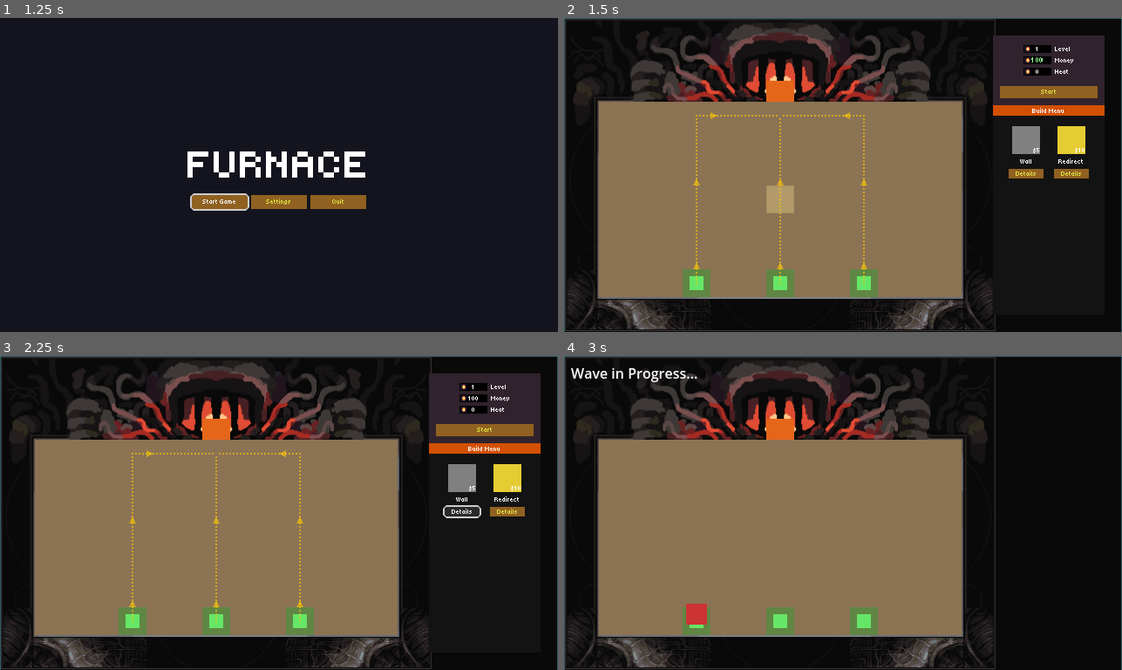
Above: before the commit, frames 1-4 (two rows, left to right).
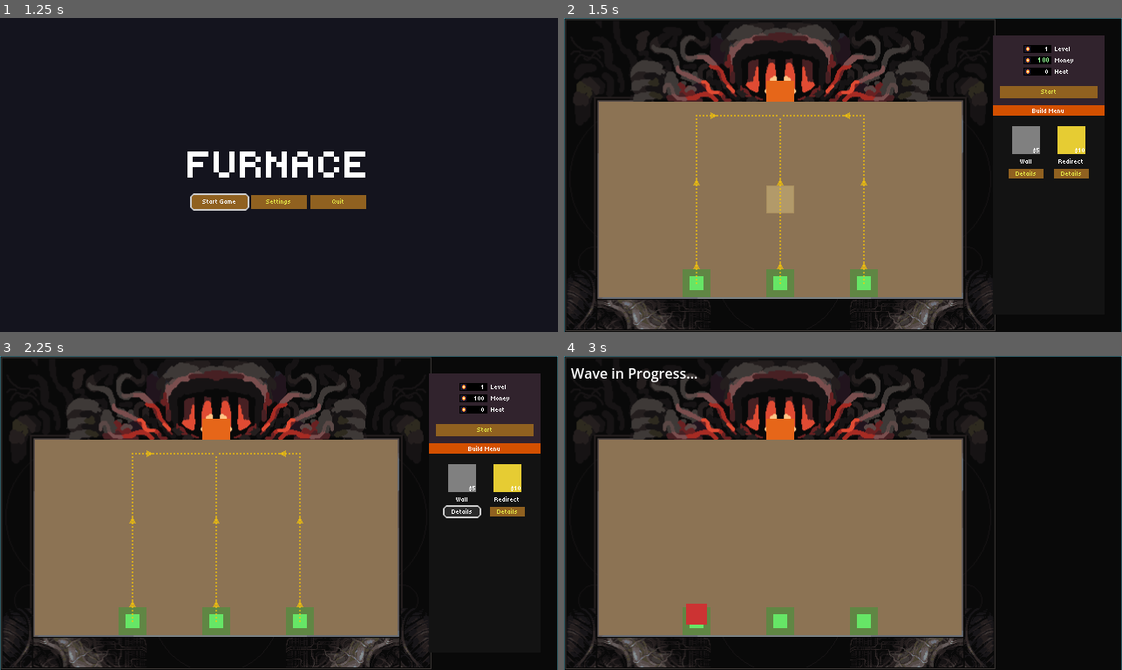
Above: after the commit, the same moments.

Repository: Arcane-Laboratory/Furnace
Game: Godot game, scene res://scenes/ui/title_screen.tscn
The game is run twice, just before and just after one commit, with the same random seed, the same clock (stepped at 60 frames per second) and the same inputs.
Inputs (mouse positions are in pixels of both pictures, inside the frame that each line leads up to):
- Up to frame 1 (1.25 s): tap Enter at 0.5 s; move the mouse to (401, 159) at 0.52 s; tap P at 0.6 s; click (401, 159) at 0.67 s
- Up to frame 2 (1.5 s): click "Start Game" at 1.25 s
- Up to frame 3 (2.25 s): click "Details" at 2 s
- Up to frame 4 (3 s): click "Start" at 2.75 s

Frame 1 is identical in both runs. In frame 2, less than 0.1% of the frame differs, in the area x 83-87%, y 9-18%; in frame 3, less than 0.1%; in frame 4, nothing differs.

Commit message:
Updated Tooltip + Polish

Diff:
--- a/godot/scenes/ui/build_submenu.tscn
+++ b/godot/scenes/ui/build_submenu.tscn
@@ -3,10 +3,9 @@
 [ext_resource type="Theme" uid="uid://brmsm8x6ntpna" path="res://theme/furnace_theme.tres" id="1_bv72o"]
 [ext_resource type="PackedScene" uid="uid://d3lefgipylt8o" path="res://scenes/ui/menu_label.tscn" id="2_ljs7x"]
 [ext_resource type="PackedScene" uid="uid://cbahjpvjs4v7x" path="res://scenes/ui/build_menu_item.tscn" id="3_h57i6"]
-[ext_resource type="Script" path="res://scripts/ui/build_submenu.gd" id="4_submenu"]
+[ext_resource type="Script" uid="uid://djw3u38vaxjcu" path="res://scripts/ui/build_submenu.gd" id="4_submenu"]
 
 [node name="BuildSubmenu" type="Control"]
-script = ExtResource("4_submenu")
 layout_mode = 3
 anchors_preset = 15
 anchor_right = 1.0
@@ -16,6 +15,7 @@
 grow_horizontal = 2
 grow_vertical = 2
 theme = ExtResource("1_bv72o")
+script = ExtResource("4_submenu")
 
 [node name="ColorRect" type="ColorRect" parent="."]
 layout_mode = 0
--- a/godot/scenes/ui/game_submenu.tscn
+++ b/godot/scenes/ui/game_submenu.tscn
@@ -1,14 +1,13 @@
-[gd_scene load_steps=4 format=3 uid="uid://dxuiv0flwd2jt"]
+[gd_scene load_steps=5 format=3 uid="uid://dxuiv0flwd2jt"]
 
 [ext_resource type="Theme" uid="uid://brmsm8x6ntpna" path="res://theme/furnace_theme.tres" id="1_fa1kw"]
-[ext_resource type="Script" path="res://scripts/ui/game_submenu.gd" id="2_submenu"]
+[ext_resource type="Script" uid="uid://bsku6m1ik0xko" path="res://scripts/ui/game_submenu.gd" id="2_submenu"]
 [ext_resource type="Texture2D" uid="uid://bbn1cc3p4k1jm" path="res://icon.svg" id="3_icon"]
 
 [sub_resource type="StyleBoxFlat" id="StyleBoxFlat_hksn4"]
 bg_color = Color(0, 0, 0, 1)
 
 [node name="GameSubmenu" type="Control"]
-script = ExtResource("2_submenu")
 custom_minimum_size = Vector2(128, 80)
 layout_mode = 3
 anchors_preset = 8
@@ -23,6 +22,7 @@
 grow_horizontal = 2
 grow_vertical = 2
 theme = ExtResource("1_fa1kw")
+script = ExtResource("2_submenu")
 
 [node name="ColorRect" type="ColorRect" parent="."]
 custom_minimum_size = Vector2(128, 80)
@@ -84,10 +84,10 @@
 unique_name_in_owner = true
 layout_mode = 0
 offset_left = 8.0
-offset_right = 24.0
+offset_right = 29.0
 offset_bottom = 9.0
 text = "1"
-horizontal_alignment = 1
+horizontal_alignment = 2
 vertical_alignment = 1
 
 [node name="Icon" type="Sprite2D" parent="MarginContainer/VBoxContainer/LevelRow/Panel"]
@@ -111,10 +111,10 @@
 unique_name_in_owner = true
 layout_mode = 0
 offset_left = 8.0
-offset_right = 24.0
+offset_right = 29.0
 offset_bottom = 9.0
 text = "100"
-horizontal_alignment = 1
+horizontal_alignment = 2
 vertical_alignment = 1
 
 [node name="Icon" type="Sprite2D" parent="MarginContainer/VBoxContainer/MoneyRow/Panel"]
@@ -138,10 +138,10 @@
 unique_name_in_owner = true
 layout_mode = 0
 offset_left = 8.0
-offset_right = 24.0
+offset_right = 29.0
 offset_bottom = 9.0
 text = "0"
-horizontal_alignment = 1
+horizontal_alignment = 2
 vertical_alignment = 1
 
 [node name="Icon" type="Sprite2D" parent="MarginContainer/VBoxContainer/HeatRow/Panel"]
--- a/godot/scenes/ui/tile_tooltip.tscn
+++ b/godot/scenes/ui/tile_tooltip.tscn
@@ -1,26 +1,78 @@
-[gd_scene load_steps=3 format=3 uid="uid://c8sell_tooltip"]
+[gd_scene load_steps=6 format=3 uid="uid://b8ueaefk5grmb"]
 
 [ext_resource type="Theme" uid="uid://brmsm8x6ntpna" path="res://theme/furnace_theme.tres" id="1_theme"]
-[ext_resource type="Script" path="res://scripts/ui/tile_tooltip.gd" id="2_script"]
+[ext_resource type="Script" uid="uid://civ2widccyvhw" path="res://scripts/ui/tile_tooltip.gd" id="2_script"]
+[ext_resource type="PackedScene" uid="uid://spk7rmyqqglv" path="res://scenes/ui/tooltip_label.tscn" id="3_4hynu"]
+[ext_resource type="Texture2D" uid="uid://bbn1cc3p4k1jm" path="res://icon.svg" id="3_iq88k"]
 
-[sub_resource type="StyleBoxFlat" id="StyleBoxFlat_panel"]
-bg_color = Color(0.2, 0.2, 0.25, 0.95)
-corner_radius_top_left = 3
-corner_radius_top_right = 3
-corner_radius_bottom_right = 3
-corner_radius_bottom_left = 3
-content_margin_left = 2.0
-content_margin_top = 2.0
-content_margin_right = 2.0
-content_margin_bottom = 2.0
+[sub_resource type="StyleBoxFlat" id="StyleBoxFlat_4hynu"]
+bg_color = Color(0.0885599, 0.08855992, 0.08855986, 1)
+border_width_left = 1
+border_width_top = 1
+border_width_right = 1
+border_width_bottom = 1
+border_color = Color(0.98742205, 0.8307621, 0.6519835, 1)
 
 [node name="TileTooltip" type="PanelContainer"]
+theme = ExtResource("1_theme")
+theme_override_styles/panel = SubResource("StyleBoxFlat_4hynu")
 script = ExtResource("2_script")
-theme = ExtResource("1_theme")
-theme_override_styles/panel = SubResource("StyleBoxFlat_panel")
 
-[node name="SellButton" type="Button" parent="."]
+[node name="VBoxContainer" type="VBoxContainer" parent="."]
+layout_mode = 2
+theme_override_constants/separation = 0
+
+[node name="TooltipLabel" parent="VBoxContainer" instance=ExtResource("3_4hynu")]
+layout_mode = 2
+
+[node name="Label" parent="VBoxContainer/TooltipLabel/ColorRect" index="0"]
+text = "Edit Tile"
+
+[node name="MarginContainer" type="MarginContainer" parent="VBoxContainer"]
+layout_mode = 2
+theme_override_constants/margin_left = 4
+theme_override_constants/margin_top = 4
+theme_override_constants/margin_right = 4
+theme_override_constants/margin_bottom = 4
+
+[node name="VBoxContainer" type="VBoxContainer" parent="VBoxContainer/MarginContainer"]
+layout_mode = 2
+
+[node name="SellButton" type="Button" parent="VBoxContainer/MarginContainer/VBoxContainer"]
 unique_name_in_owner = true
-custom_minimum_size = Vector2(60, 20)
+custom_minimum_size = Vector2(60, 14)
 layout_mode = 2
 text = "Sell 0"
+icon = ExtResource("3_iq88k")
+icon_alignment = 2
+expand_icon = true
+
+[node name="HBoxContainer" type="HBoxContainer" parent="VBoxContainer/MarginContainer/VBoxContainer"]
+layout_mode = 2
+
+[node name="SellButton2" type="Button" parent="VBoxContainer/MarginContainer/VBoxContainer/HBoxContainer"]
+unique_name_in_owner = true
+custom_minimum_size = Vector2(30, 14)
+layout_mode = 2
+text = "Up"
+
+[node name="SellButton3" type="Button" parent="VBoxContainer/MarginContainer/VBoxContainer/HBoxContainer"]
+unique_name_in_owner = true
+custom_minimum_size = Vector2(30, 14)
+layout_mode = 2
+text = "Down"
+
+[node name="HBoxContainer2" type="HBoxContainer" parent="VBoxContainer/MarginContainer/VBoxContainer"]
+layout_mode = 2
+
+[node name="SellButton2" type="Button" parent="VBoxContainer/MarginContainer/VBoxContainer/HBoxContainer2"]
+custom_minimum_size = Vector2(30, 14)
+layout_mode = 2
+text = "Left"
+
+[node name="SellButton3" type="Button" parent="VBoxContainer/MarginContainer/VBoxContainer/HBoxContainer2"]
+custom_minimum_size = Vector2(30, 14)
+layout_mode = 2
+text = "Right"
+
+[editable path="VBoxContainer/TooltipLabel"]
--- /dev/null
+++ b/godot/scenes/ui/tooltip_label.tscn
@@ -0,0 +1,42 @@
+[gd_scene load_steps=2 format=3 uid="uid://spk7rmyqqglv"]
+
+[ext_resource type="Theme" uid="uid://brmsm8x6ntpna" path="res://theme/furnace_theme.tres" id="1_22vcb"]
+
+[node name="TooltipLabel" type="Control"]
+custom_minimum_size = Vector2(72, 12)
+layout_mode = 3
+anchors_preset = 5
+anchor_left = 0.5
+anchor_right = 0.5
+grow_horizontal = 2
+
+[node name="ColorRect" type="ColorRect" parent="."]
+layout_mode = 1
+anchors_preset = 5
+anchor_left = 0.5
+anchor_right = 0.5
+offset_left = -36.0
+offset_right = 36.0
+offset_bottom = 12.0
+grow_horizontal = 2
+theme = ExtResource("1_22vcb")
+color = Color(0.827451, 0.3137255, 0, 1)
+
+[node name="Label" type="Label" parent="ColorRect"]
+layout_mode = 1
+anchors_preset = 8
+anchor_left = 0.5
+anchor_top = 0.5
+anchor_right = 0.5
+anchor_bottom = 0.5
+offset_left = -20.0
+offset_top = -6.0
+offset_right = 20.0
+offset_bottom = 6.0
+grow_horizontal = 2
+grow_vertical = 2
+theme = ExtResource("1_22vcb")
+theme_override_font_sizes/font_size = 8
+text = "Label Name"
+horizontal_alignment = 1
+vertical_alignment = 1
